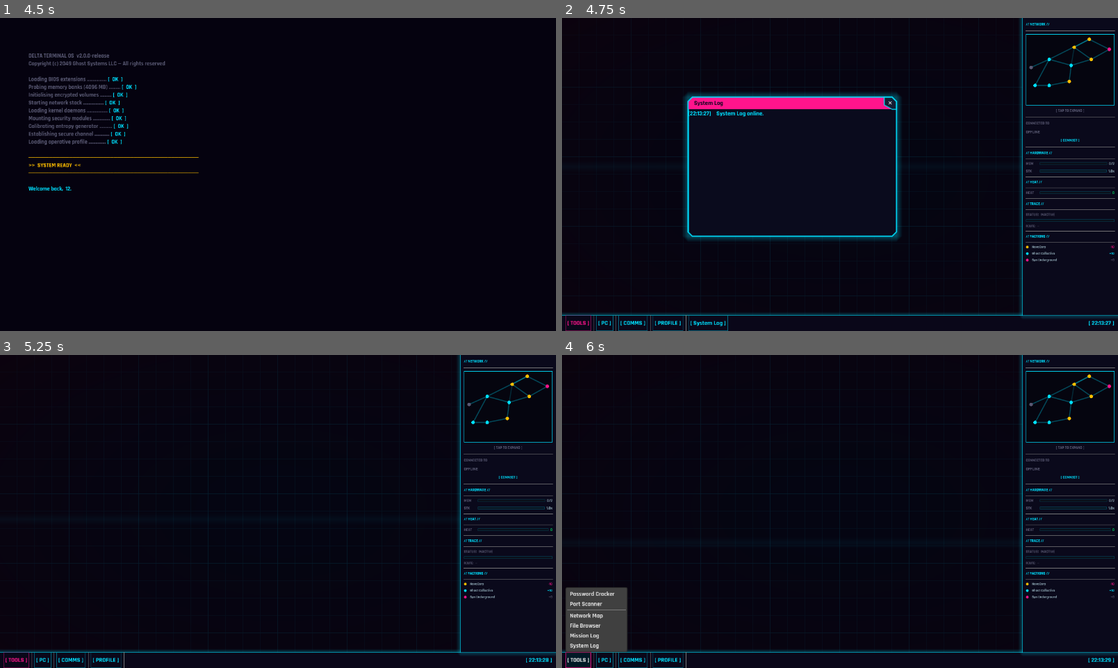
Above: before the commit, frames 1-4 (two rows, left to right).
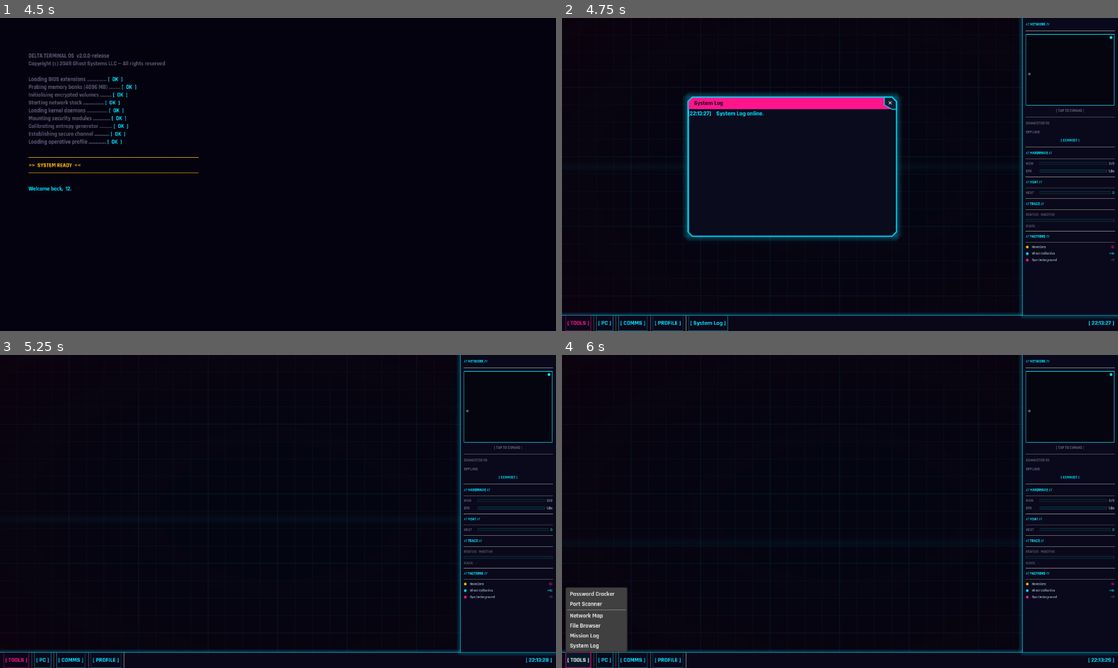
Above: after the commit, the same moments.

Repository: Sub-Xaero/Delta-Terminal-v2
Game: Godot game, scene res://scenes/main_menu.tscn
Same seed, same stepped clock (60 frames per second), same inputs: the game is played once before the commit and once after it.
Inputs (mouse positions are in pixels of both pictures, inside the frame that each line leads up to):
- Up to frame 1 (4.5 s): click "[ NEW GAME ]" at 0.5 s; click (278, 230) at 1.27 s; type "12" at 1.35 s; click "[ CONFIRM ]" at 2 s; tap Enter at 2.75, 4.25 s; move the mouse to (400, 158) at 2.77 s; click (400, 158) at 2.92 s; tap Space at 3.5 s; drag from (166, 190) to (250, 237) at 3.52 s; move the mouse to (333, 105) at 4.27 s; click (333, 105) at 4.42 s
- Up to frame 2 (4.75 s): no input
- Up to frame 3 (5.25 s): click "✕" at 5 s
- Up to frame 4 (6 s): click "[ TOOLS ]" at 5.75 s

Frame 1 is identical in both runs. In frame 2, 0.2% of the frame differs, in the area x 83-99%, y 5-23%; in frame 3, 0.2%; in frame 4, 0.2%.

Commit message:
Redesign network map UI: names, compact nodes, ordered bounce chain
- Show node names instead of IP addresses on map nodes; IP visible in info panel
- Hide undiscovered nodes entirely instead of showing masked "?" placeholders
- Reduce node size (56→32px) to support hundreds of nodes on map
- Only draw connection lines for active routes: local→chain→target
- Add shift-click UX to build bounce chain; show hop numbers on chained nodes
- Chain lines display in amber while planning, cyan once connected
- Synchronize minimap and sidebar to match: discovered-only, ordered edges, names
- Add remove_from_bounce_chain() method to NetworkSim

Diff:
--- a/scenes/desktop/sidebar.gd
+++ b/scenes/desktop/sidebar.gd
@@ -437,7 +437,7 @@
 func _on_network_connected(node_id: String) -> void:
 	_connected_id = node_id
 	var data := NetworkSim.get_node_data(node_id)
-	conn_label.text = data.get("ip", node_id)
+	conn_label.text = data.get("name", node_id)
 	conn_label.add_theme_color_override("font_color", Color(0.0, 0.88, 1.0))
 	disconnect_btn.text = "[ DISCONNECT ]"
 	disconnect_btn.add_theme_color_override("font_color", Color(1.0, 0.08, 0.55))
@@ -469,5 +469,10 @@
 	minimap.bounce_chain = chain
 	minimap.queue_redraw()
 	if _trace_route_lbl != null:
-		_trace_route_lbl.text = "ROUTE:  —" if chain.is_empty() \
-				else "ROUTE:  " + "  →  ".join(chain)
+		if chain.is_empty():
+			_trace_route_lbl.text = "ROUTE:  —"
+		else:
+			var names: Array[String] = []
+			for id: String in chain:
+				names.append(NetworkSim.get_node_data(id).get("name", id))
+			_trace_route_lbl.text = "ROUTE:  " + "  →  ".join(names)
--- a/scenes/desktop/sidebar_minimap.gd
+++ b/scenes/desktop/sidebar_minimap.gd
@@ -1,10 +1,11 @@
 class_name SidebarMinimap
 extends Control
 ## Miniature network map drawn in the sidebar.
+## Mirrors network_map.gd behaviour: only discovered nodes shown, only route edges drawn.
 ## Click to open / focus the full Network Map tool window.
 
-const _PAD         := 12.0
-const _NODE_RADIUS := 4.0
+const _PAD         := 8.0
+const _NODE_RADIUS := 3.0
 
 var connected_id: String = ""
 var bounce_chain: Array  = []
@@ -16,49 +17,71 @@
 
 
 func _draw() -> void:
-	if NetworkSim.nodes.is_empty():
+	var discovered: Array = NetworkSim.discovered_nodes
+	if discovered.is_empty():
 		return
 
-	# Collect map-space positions
+	# Collect positions for discovered nodes only (drives bounding box)
 	var positions: Array[Vector2] = []
-	for id in NetworkSim.nodes:
-		positions.append(NetworkSim.nodes[id].get("map_position", Vector2.ZERO))
+	for id: String in discovered:
+		if NetworkSim.nodes.has(id):
+			positions.append(NetworkSim.nodes[id].get("map_position", Vector2.ZERO))
+
+	if positions.is_empty():
+		return
 
 	# Bounding box
 	var bmin := positions[0]
 	var bmax := positions[0]
-	for p in positions:
+	for p: Vector2 in positions:
 		bmin.x = minf(bmin.x, p.x)
 		bmin.y = minf(bmin.y, p.y)
 		bmax.x = maxf(bmax.x, p.x)
 		bmax.y = maxf(bmax.y, p.y)
 
-	var map_size := bmax - bmin
+	var map_size  := bmax - bmin
 	var draw_area := size - Vector2(_PAD * 2.0, _PAD * 2.0)
-	var scale_x := draw_area.x / maxf(map_size.x, 1.0)
-	var scale_y := draw_area.y / maxf(map_size.y, 1.0)
-	var sc := minf(scale_x, scale_y)  # uniform scale
+	var scale_x   := draw_area.x / maxf(map_size.x, 1.0)
+	var scale_y   := draw_area.y / maxf(map_size.y, 1.0)
+	var sc        := minf(scale_x, scale_y)  # uniform scale
 
-	# Draw edges first
-	for node_id in NetworkSim.nodes:
-		var data: Dictionary = NetworkSim.nodes[node_id]
-		var from_px := _to_px(data.get("map_position", Vector2.ZERO), bmin, sc)
+	# Build route path and draw edges
+	var local_id := _find_local_node_id()
+	var path: Array[String] = []
+	if local_id != "":
+		path.append(local_id)
+	path.append_array(bounce_chain)
+	if connected_id != "":
+		path.append(connected_id)
 
-		for target_id in data.get("connections", []):
-			if not NetworkSim.nodes.has(target_id):
-				continue
-			var to_px := _to_px(
-				NetworkSim.nodes[target_id].get("map_position", Vector2.ZERO), bmin, sc
-			)
-			var lit: bool = (node_id in bounce_chain and target_id in bounce_chain) \
-					or node_id == connected_id or target_id == connected_id
-			draw_line(from_px, to_px, Color(0.0, 0.88, 1.0, 0.85 if lit else 0.18), 1.0, true)
+	var active := connected_id != ""
+	var edge_col := Color(0.0, 0.88, 1.0, 0.75) if active else Color(1.0, 0.75, 0.0, 0.55)
 
-	# Draw nodes on top of edges
-	for node_id in NetworkSim.nodes:
-		var data: Dictionary = NetworkSim.nodes[node_id]
+	for i in range(path.size() - 1):
+		var from_id: String = path[i]
+		var to_id:   String = path[i + 1]
+		if not (NetworkSim.nodes.has(from_id) and NetworkSim.nodes.has(to_id)):
+			continue
+		draw_line(
+			_to_px(NetworkSim.nodes[from_id].get("map_position", Vector2.ZERO), bmin, sc),
+			_to_px(NetworkSim.nodes[to_id].get("map_position", Vector2.ZERO), bmin, sc),
+			edge_col, 1.0, true
+		)
+
+	# Draw discovered nodes on top of edges
+	for id: String in discovered:
+		if not NetworkSim.nodes.has(id):
+			continue
+		var data: Dictionary = NetworkSim.nodes[id]
 		var pt := _to_px(data.get("map_position", Vector2.ZERO), bmin, sc)
-		draw_circle(pt, _NODE_RADIUS, _node_color(data, node_id))
+		draw_circle(pt, _NODE_RADIUS, _node_color(data, id))
+
+
+func _find_local_node_id() -> String:
+	for id in NetworkSim.nodes:
+		if NetworkSim.nodes[id].get("security", -1) == 0:
+			return id
+	return ""
 
 
 func _to_px(map_pos: Vector2, bmin: Vector2, sc: float) -> Vector2:
@@ -67,15 +90,17 @@
 
 func _node_color(data: Dictionary, node_id: String) -> Color:
 	if node_id == connected_id:
-		return Color(0.0, 0.88, 1.0)
+		return Color(0.0, 0.88, 1.0)          # cyan — active connection
+	if node_id in bounce_chain:
+		return Color(1.0, 0.75, 0.0)          # amber — in bounce chain
 	var sec: int = data.get("security", 1)
 	if sec == 0:
-		return Color(0.35, 0.35, 0.45)
+		return Color(0.35, 0.35, 0.45)        # grey — own machine
 	if sec <= 2:
-		return Color(0.0, 0.88, 1.0)
+		return Color(0.0, 0.88, 1.0)          # cyan — low security
 	if sec <= 4:
-		return Color(1.0, 0.75, 0.0)
-	return Color(1.0, 0.08, 0.55)
+		return Color(1.0, 0.75, 0.0)          # amber — medium security
+	return Color(1.0, 0.08, 0.55)             # hot pink — high / critical
 
 
 func _gui_input(event: InputEvent) -> void:
--- a/scenes/tools/network_map.gd
+++ b/scenes/tools/network_map.gd
@@ -1,7 +1,9 @@
 class_name NetworkMap
 extends ToolWindow
 ## Network map tool — shows all known nodes, edges, and the active connection.
-## Single-click a node to inspect it; double-click (or press CONNECT) to connect.
+## Single-click a node to inspect it; shift-click to add/remove from bounce chain;
+## double-click (or press CONNECT) to connect through the current chain.
+## Chain lines are drawn in amber while building; they turn cyan once connected.
 
 const NetworkMapNodeScene := preload("res://scenes/tools/network_map_node.tscn")
 
@@ -59,40 +61,49 @@
 									   NetworkMapNode.ICON_SIZE * 0.5)
 	widget.node_clicked.connect(_on_node_clicked)
 	widget.node_double_clicked.connect(_on_node_double_clicked)
+	widget.node_shift_clicked.connect(_on_node_shift_clicked)
 	_node_widgets[data["id"]] = widget
 
 
 func _rebuild_edges() -> void:
 	var edges: Array = []
-	var in_chain := NetworkSim.bounce_chain
-	var discovered := NetworkSim.discovered_nodes
-
-	for node_id in NetworkSim.nodes:
-		# Skip edges originating from undiscovered nodes
-		if node_id not in discovered:
+	var local_id := _find_local_node_id()
+	var chain    := NetworkSim.bounce_chain
+	var active   := NetworkSim.is_connected
+
+	# Build the route path: local → chain hops → target (if connected)
+	var path: Array[String] = []
+	if local_id != "":
+		path.append(local_id)
+	path.append_array(chain)
+	if active:
+		path.append(NetworkSim.connected_node_id)
+
+	# Draw edges between consecutive path nodes.
+	# Amber while planning the chain, cyan once the connection is live.
+	var col := Color(0.0, 0.88, 1.0, 0.75) if active else Color(1.0, 0.75, 0.0, 0.55)
+	var w   := 2.0 if active else 1.5
+
+	for i in range(path.size() - 1):
+		var from_id: String = path[i]
+		var to_id:   String = path[i + 1]
+		if not (NetworkSim.nodes.has(from_id) and NetworkSim.nodes.has(to_id)):
 			continue
-		var data: Dictionary = NetworkSim.nodes[node_id]
-		var from: Vector2 = data.get("map_position", Vector2.ZERO)
-
-		for target_id in data.get("connections", []):
-			if not NetworkSim.nodes.has(target_id):
-				continue
-			# Skip edges to undiscovered nodes
-			if target_id not in discovered:
-				continue
-			var to: Vector2 = NetworkSim.nodes[target_id].get("map_position", Vector2.ZERO)
-			var chained: bool = node_id in in_chain and target_id in in_chain
-			var active:  bool = node_id == NetworkSim.connected_node_id \
-						or target_id == NetworkSim.connected_node_id
-
-			edges.append({
-				"from":  from,
-				"to":    to,
-				"color": Color(0.0, 0.88, 1.0, 0.7 if (chained or active) else 0.18),
-				"width": 2.0 if (chained or active) else 1.0,
-			})
+		edges.append({
+			"from":  NetworkSim.nodes[from_id].get("map_position", Vector2.ZERO),
+			"to":    NetworkSim.nodes[to_id].get("map_position", Vector2.ZERO),
+			"color": col,
+			"width": w,
+		})
 
 	map_canvas.update_edges(edges)
+
+
+func _find_local_node_id() -> String:
+	for id in NetworkSim.nodes:
+		if NetworkSim.nodes[id].get("security", -1) == 0:
+			return id
+	return ""
 
 
 # ── Node interaction ───────────────────────────────────────────────────────────
@@ -109,6 +120,13 @@
 	_on_node_clicked(node_id)
 	if node_id != NetworkSim.connected_node_id:
 		NetworkSim.connect_to_node(node_id)
+
+
+func _on_node_shift_clicked(node_id: String) -> void:
+	if node_id in NetworkSim.bounce_chain:
+		NetworkSim.remove_from_bounce_chain(node_id)
+	else:
+		NetworkSim.add_to_bounce_chain(node_id)
 
 
 func _on_connect_pressed() -> void:
@@ -167,12 +185,15 @@
 func _on_network_disconnected() -> void:
 	for id in _node_widgets:
 		_node_widgets[id].set_connected(false)
+		_node_widgets[id].set_chain_position(-1)
 	_rebuild_edges()
 	if _selected_id != "":
 		_update_info_panel(_selected_id)
 
 
-func _on_bounce_chain_updated(_chain: Array) -> void:
+func _on_bounce_chain_updated(chain: Array) -> void:
+	for id in _node_widgets:
+		_node_widgets[id].set_chain_position(chain.find(id))
 	_rebuild_edges()
 
 
--- a/scenes/tools/network_map_node.gd
+++ b/scenes/tools/network_map_node.gd
@@ -5,10 +5,11 @@
 
 signal node_clicked(node_id: String)
 signal node_double_clicked(node_id: String)
+signal node_shift_clicked(node_id: String)
 
-const ICON_SIZE  := 56.0   # widget width; circle fills this square area
-const RADIUS     := 22.0
-const LABEL_H    := 18.0   # height reserved below circle for the IP label
+const ICON_SIZE  := 32.0   # widget width; circle fills this square area
+const RADIUS     := 10.0
+const LABEL_H    := 12.0   # height reserved below circle for the name label
 
 var node_id:   String     = ""
 var node_data: Dictionary = {}
@@ -17,6 +18,7 @@
 var _connected:    bool = false
 var _hovered:      bool = false
 var _undiscovered: bool = false
+var _chain_pos:    int  = -1   # -1 = not in chain; 0+ = hop index
 
 @onready var ip_label: Label = $IPLabel
 
@@ -30,14 +32,20 @@
 	node_id   = data["id"]
 	node_data = data
 	_undiscovered = node_id not in NetworkSim.discovered_nodes
-	ip_label.text = "???.???.???.???" if _undiscovered else data.get("ip", "")
+	ip_label.text = data.get("name", "") if not _undiscovered else ""
 	custom_minimum_size = Vector2(ICON_SIZE, ICON_SIZE + LABEL_H)
+	if _undiscovered:
+		hide()
 	queue_redraw()
 
 
 func set_undiscovered(val: bool) -> void:
 	_undiscovered = val
-	ip_label.text = "???.???.???.???" if _undiscovered else node_data.get("ip", "")
+	ip_label.text = node_data.get("name", "") if not _undiscovered else ""
+	if _undiscovered:
+		hide()
+	else:
+		show()
 	queue_redraw()
 
 
@@ -51,38 +59,44 @@
 	queue_redraw()
 
 
+func set_chain_position(pos: int) -> void:
+	_chain_pos = pos
+	queue_redraw()
+
+
 func _draw() -> void:
 	var center := Vector2(ICON_SIZE * 0.5, ICON_SIZE * 0.5)
 	var border := _border_colour()
 	var fill   := Color(0.04, 0.03, 0.10)
 
 	draw_circle(center, RADIUS, fill)
-	draw_arc(center, RADIUS, 0.0, TAU, 64, border, 2.0 if not _undiscovered else 1.0, true)
-
-	# Draw "?" label in centre for undiscovered nodes
-	if _undiscovered:
-		var font := ThemeDB.fallback_font
-		var font_size: int = 16
-		var text_size := font.get_string_size("?", HORIZONTAL_ALIGNMENT_CENTER, -1, font_size)
-		var text_pos := center - text_size * 0.5 + Vector2(0, text_size.y * 0.5)
-		draw_string(font, text_pos, "?", HORIZONTAL_ALIGNMENT_CENTER, -1, font_size, Color(0.25, 0.25, 0.35))
-		return
+	draw_arc(center, RADIUS, 0.0, TAU, 64, border, 2.0, true)
 
 	# Outer glow ring on selection / active connection / hover
 	if _selected or _connected or _hovered:
 		var glow := Color(border.r, border.g, border.b, 0.22)
-		draw_arc(center, RADIUS + 6.0, 0.0, TAU, 64, glow, 4.0, true)
+		draw_arc(center, RADIUS + 3.0, 0.0, TAU, 64, glow, 3.0, true)
 
 	# Filled centre dot when connected
 	if _connected:
-		draw_circle(center, 5.0, border)
+		draw_circle(center, 3.0, border)
+
+	# Amber hop number badge at top-right when in bounce chain
+	if _chain_pos >= 0:
+		var font      := ThemeDB.fallback_font
+		var font_size := 8
+		var label     := str(_chain_pos + 1)
+		var badge_col := Color(1.0, 0.75, 0.0)          # amber
+		var badge_pos := Vector2(ICON_SIZE - 2.0, 6.0)  # top-right corner
+		draw_string(font, badge_pos, label,
+				HORIZONTAL_ALIGNMENT_RIGHT, -1, font_size, badge_col)
 
 
 func _border_colour() -> Color:
-	if _undiscovered:
-		return Color(0.2, 0.2, 0.28)    # dim grey — undiscovered
 	if _connected:
 		return Color(0.0, 0.88, 1.0)    # cyan — active
+	if _chain_pos >= 0:
+		return Color(1.0, 0.75, 0.0)    # amber — in bounce chain
 	if _selected:
 		return Color(0.75, 0.92, 1.0)   # near-white — selected
 	var sec: int = node_data.get("security", 1)
@@ -101,6 +115,8 @@
 	if event is InputEventMouseButton and event.button_index == MOUSE_BUTTON_LEFT and event.pressed:
 		if event.double_click:
 			node_double_clicked.emit(node_id)
+		elif event.shift_pressed:
+			node_shift_clicked.emit(node_id)
 		else:
 			node_clicked.emit(node_id)
 		accept_event()
--- a/scenes/tools/network_map_node.tscn
+++ b/scenes/tools/network_map_node.tscn
@@ -3,7 +3,7 @@
 [ext_resource type="Script" path="res://scenes/tools/network_map_node.gd" id="1_nmn"]
 
 [node name="NetworkMapNode" type="Control"]
-custom_minimum_size = Vector2(56, 74)
+custom_minimum_size = Vector2(32, 44)
 mouse_filter = 0
 script = ExtResource("1_nmn")
 
@@ -12,7 +12,7 @@
 anchor_top = 1.0
 anchor_right = 1.0
 anchor_bottom = 1.0
-offset_top = -18.0
+offset_top = -12.0
 horizontal_alignment = 1
 vertical_alignment = 1
 text = ""
--- a/scripts/autoloads/network_sim.gd
+++ b/scripts/autoloads/network_sim.gd
@@ -64,6 +64,13 @@
 func add_to_bounce_chain(node_id: String) -> void:
 	if node_id not in bounce_chain:
 		bounce_chain.append(node_id)
+		EventBus.bounce_chain_updated.emit(bounce_chain)
+
+
+func remove_from_bounce_chain(node_id: String) -> void:
+	var idx := bounce_chain.find(node_id)
+	if idx >= 0:
+		bounce_chain.remove_at(idx)
 		EventBus.bounce_chain_updated.emit(bounce_chain)
 
 
